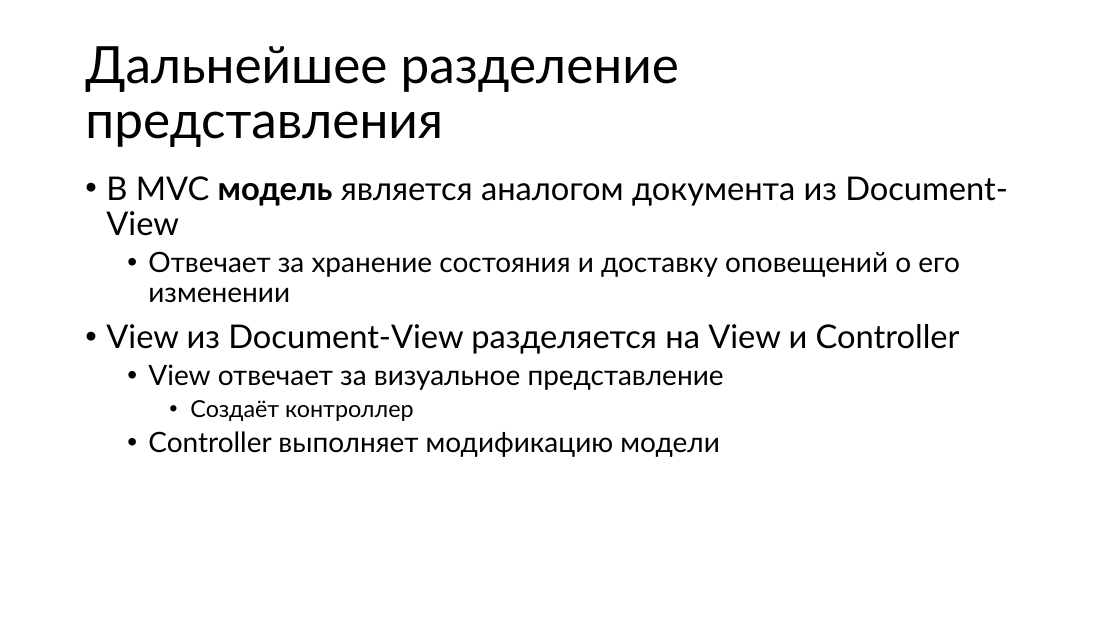
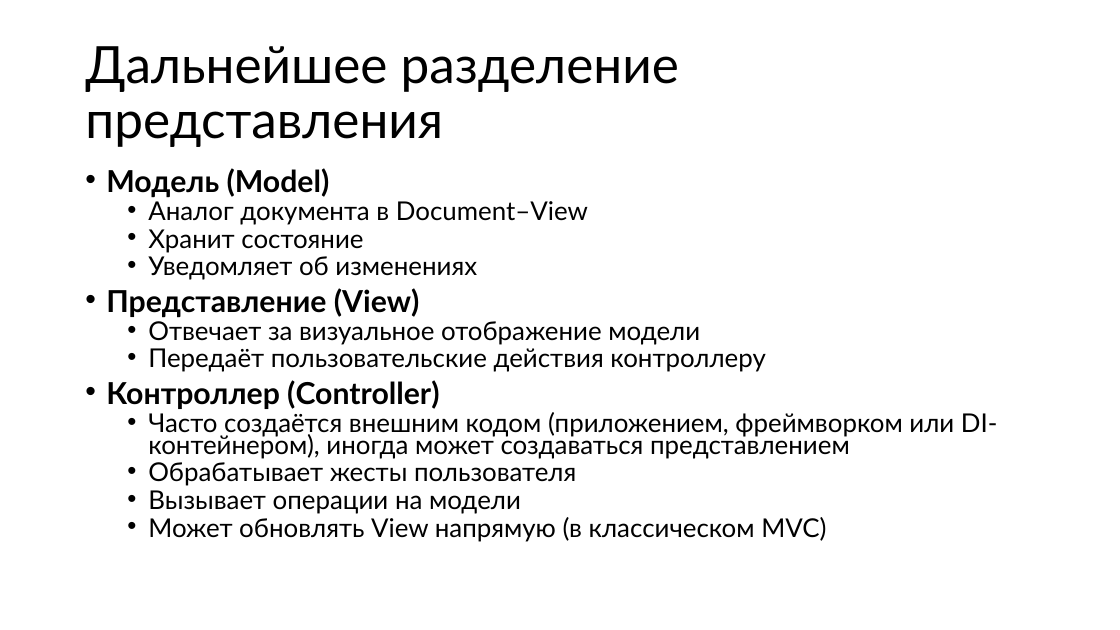
Before and after one commit to alexey-malov/ood, a slide deck: slide 19 of lectures/16.mvxx/mvxx.pptx (slide 26 before the commit). Drawn at 1120x630 pixels with LibreOffice and Linux fonts; fonts in the diff are those of the drawing. Boxes give left, top, right and bottom in pixels: in the first picture for what was removed or moved away, otherwise in the second. Text is boxed around its words. In the diff, an @@ line names an element or a change of style, - is before the commit and + after.

```diff
--- a/lectures/16.mvxx/mvxx.pptx
+++ b/lectures/16.mvxx/mvxx.pptx
@@ text at (x1=106, y1=168, x2=998, y2=542): text changed; size 24 to 22.2 pt @@
-• В MVC модель является аналогом документа из Document-View
-  • Отвечает за хранение состояния и доставку оповещений о его изменении
-• View из Document-View разделяется на View и Controller
-  • View отвечает за визуальное представление
-    • Создаёт контроллер
-  • Controller выполняет модификацию модели
+• Модель (Model)
+  • Аналог документа в Document–View
+  • Хранит состояние
+  • Уведомляет об изменениях
+• Представление (View)
+  • Отвечает за визуальное отображение модели
+  • Передаёт пользовательские действия контроллеру
+• Контроллер (Controller)
+  • Часто создаётся внешним кодом (приложением, фреймворком или DI-контейнером), иногда может создаваться представлением
+  • Обрабатывает жесты пользователя
+  • Вызывает операции на модели
+  • Может обновлять View напрямую (в классическом MVC)
```
Also in this commit, not shown: 19 other slides changed, 9 slides added, 12 slides removed, 2 other files.
